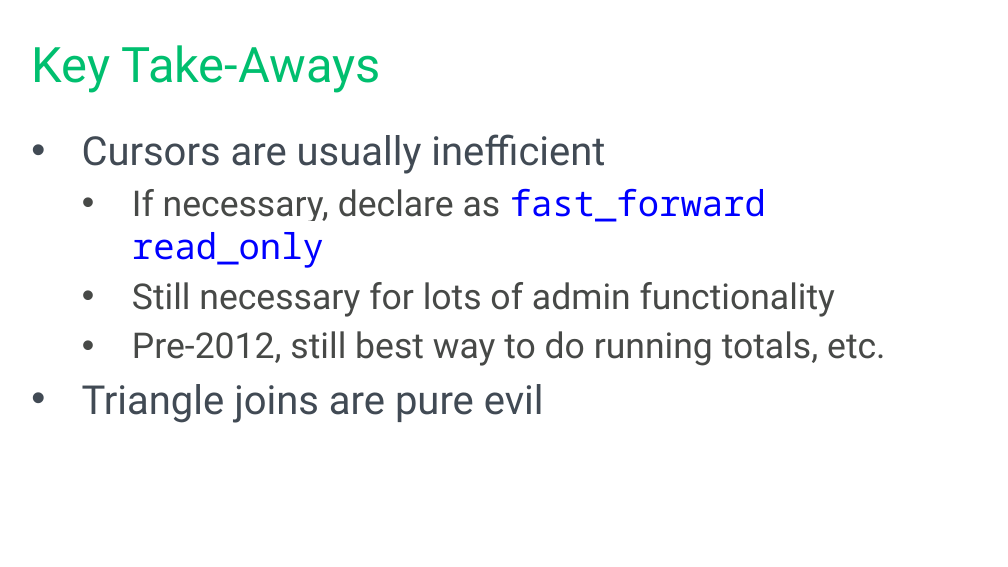
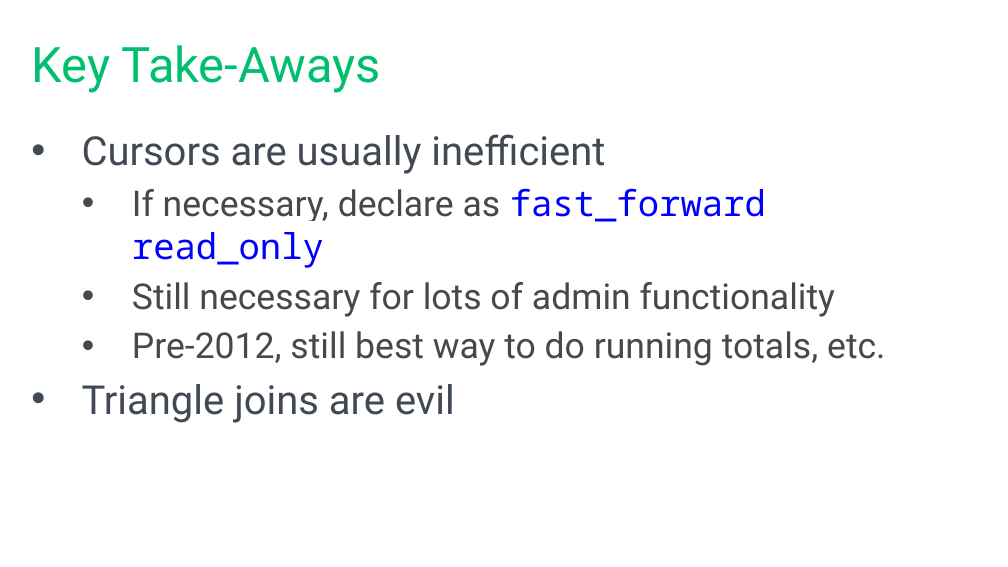
Before and after one commit to tf3604/SetMeUp, a slide deck: slide 18 of HowToThinkInSets.pptx (slide 10 before the commit). Drawn at 1008x567 pixels with LibreOffice and Linux fonts; fonts in the diff are those of the drawing; background and template pictures are left out. Boxes give left, top, right and bottom in pixels: in the first picture for what was removed or moved away, otherwise in the second. Text is boxed around its words. In the diff, an @@ line names an element or a change of style, - is before the commit and + after.

```diff
--- a/HowToThinkInSets.pptx
+++ b/HowToThinkInSets.pptx
@@ text at (x1=82, y1=384, x2=455, y2=423): text changed @@
-• Triangle joins are pure evil
+• Triangle joins are evil
```
Also in this commit, not shown: 2 other slides changed, 8 slides added.
